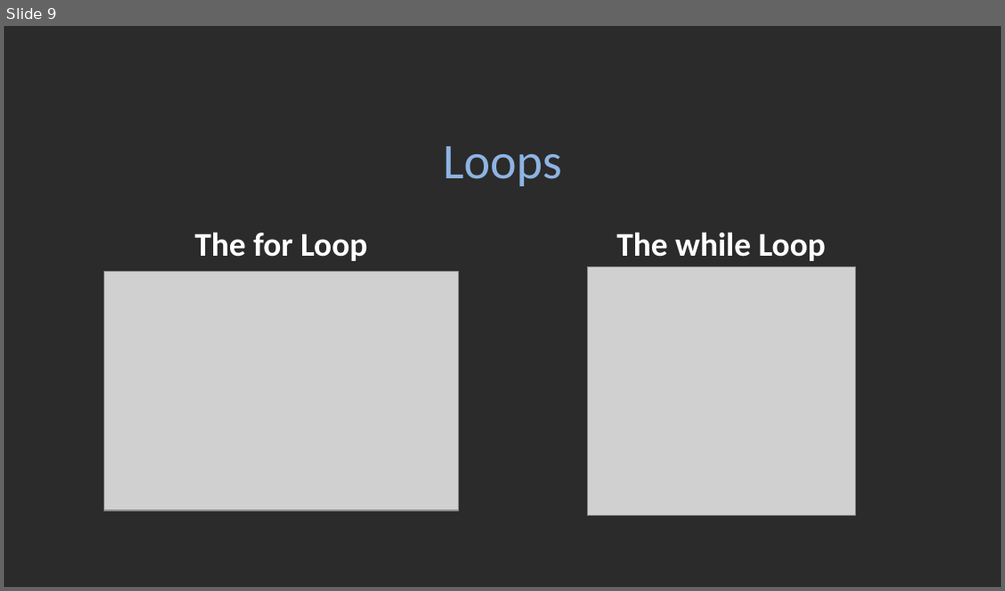
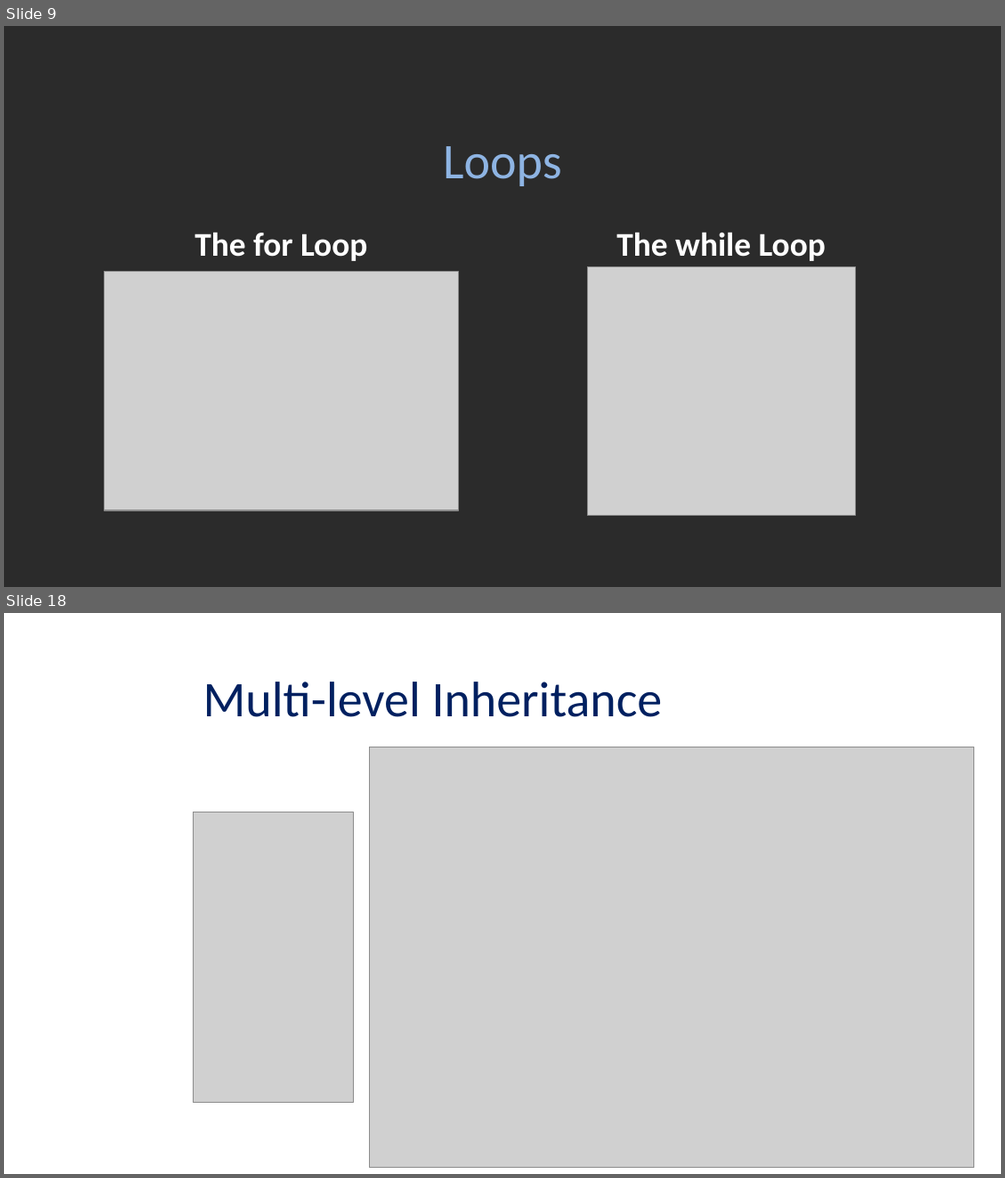
Before and after one commit to doanthanhnhan/learningPY, a slide deck: 2021_PY_Slide.pptx. Shown one above the other, each under a label of ours: slide 9 before the commit, slides 9 and 18 after it; the slides between them are not shown. The pictures are 1005x591 and 1005x1178 pixels, drawn with LibreOffice and Linux fonts; fonts in the diff are those of the drawing; grey boxes stand for pictures; background and template pictures are left out; a plain dark background stands for a picture behind light text. Boxes give left, top, right and bottom in pixels: in the first picture for what was removed or moved away, otherwise in the second. Text is boxed around its words. In the diff, an @@ line names an element or a change of style, - is before the commit and + after.

```diff
--- a/2021_PY_Slide.pptx
+++ b/2021_PY_Slide.pptx
@@ slide 18 added at (x1=4, y1=613, x2=1001, y2=1174), background picture (left out) @@
@@ title added at (x1=203, y1=682, x2=663, y2=717), 36 pt, text #002060 @@
+Multi-level Inheritance
@@ picture added at (x1=370, y1=747, x2=974, y2=1167) @@
@@ picture added at (x1=194, y1=811, x2=353, y2=1103) @@
```
Also in this commit, not shown: 10 other slides added, 5 slides removed.
